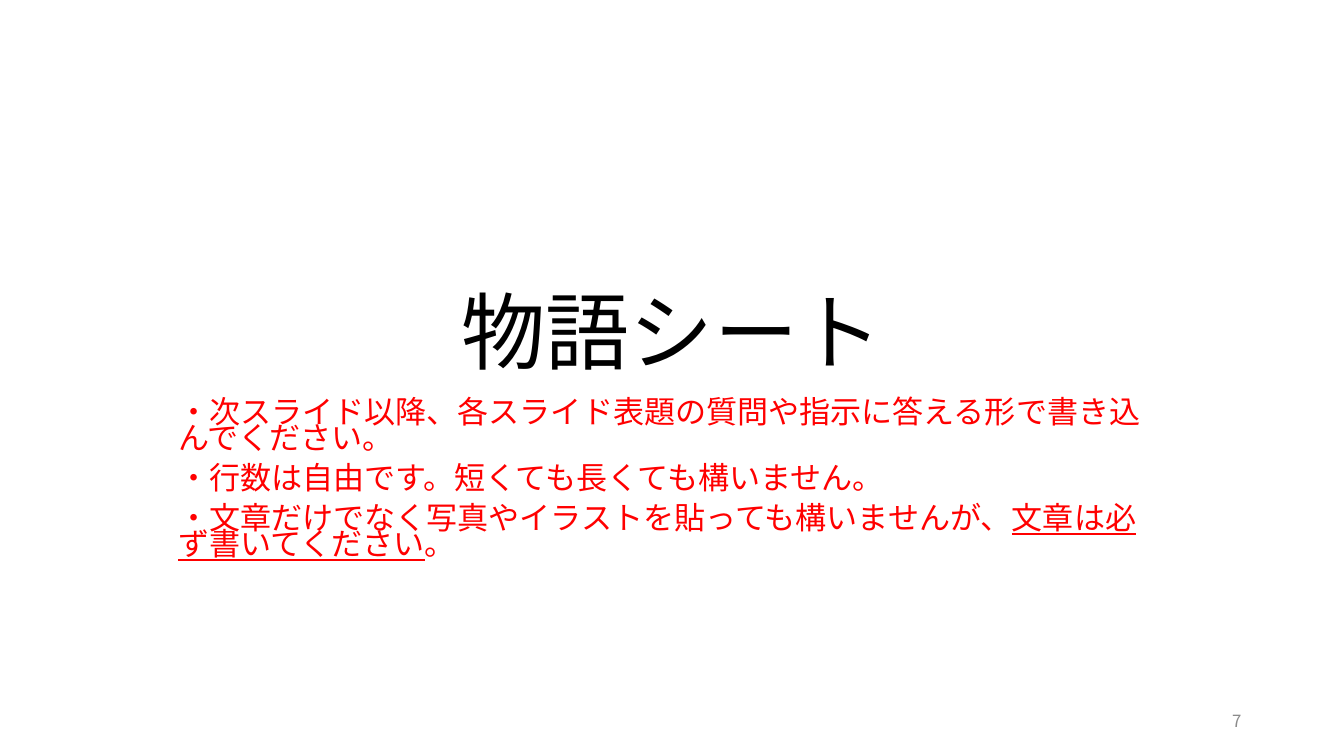
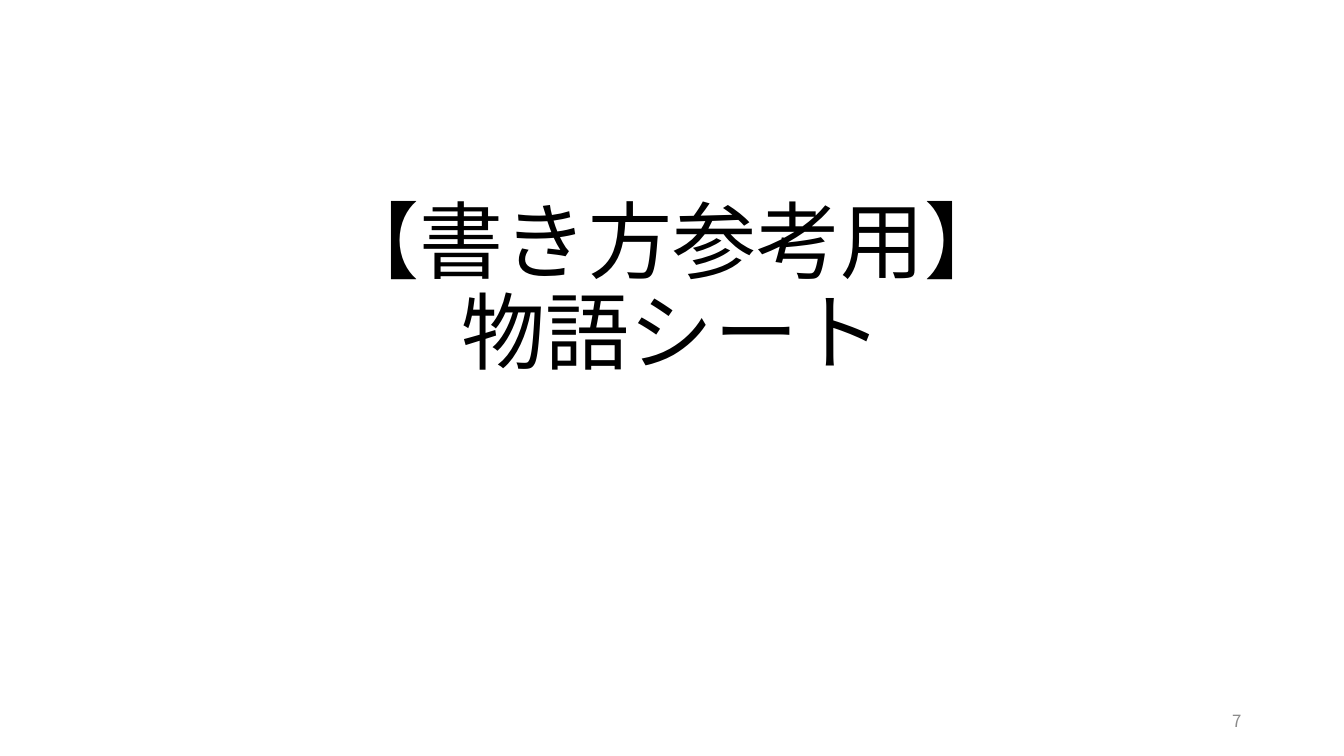
Before and after one commit to oyamadashin/remote, a slide deck: slide 7 of 2022茨城大ゲーミング/全資料/E3_【書き方参考用】受け手用シート.pptx. Drawn at 1344x756 pixels with LibreOffice and Linux fonts; fonts in the diff are those of the drawing. Boxes give left, top, right and bottom in pixels: in the first picture for what was removed or moved away, otherwise in the second. Text is boxed around its words. In the diff, an @@ line names an element or a change of style, - is before the commit and + after.

```diff
--- a/2022茨城大ゲーミング/全資料/E3_【書き方参考用】受け手用シート.pptx
+++ b/2022茨城大ゲーミング/全資料/E3_【書き方参考用】受け手用シート.pptx
@@ title at bbox=[336, 201, 1008, 370]: text changed @@
-物語シート
+【書き方参考用】
+物語シート
@@ subtitle removed at bbox=[178, 396, 1140, 561] @@
-・次スライド以降、各スライド表題の質問や指示に答える形で書き込んでください。
-・行数は自由です。短くても長くても構いません。
-・文章だけでなく写真やイラストを貼っても構いませんが、文章は必ず書いてください。
```
Also in this commit, not shown: 1 other slide changed, 21 other files.
